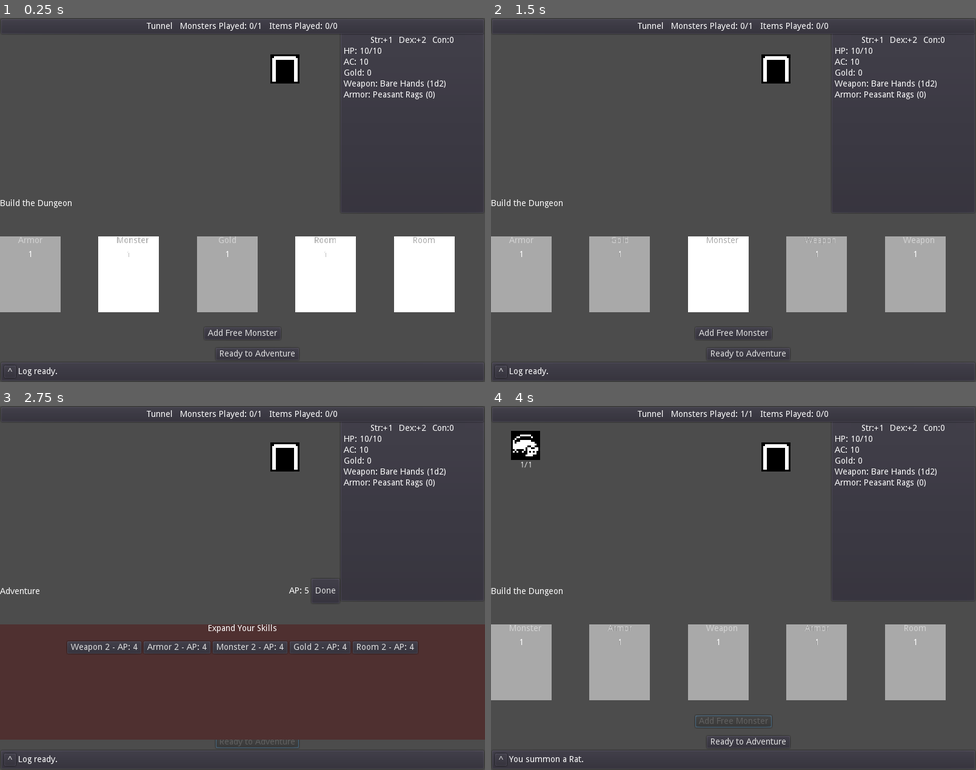
Above: before the commit, frames 1-4 (two rows, left to right).
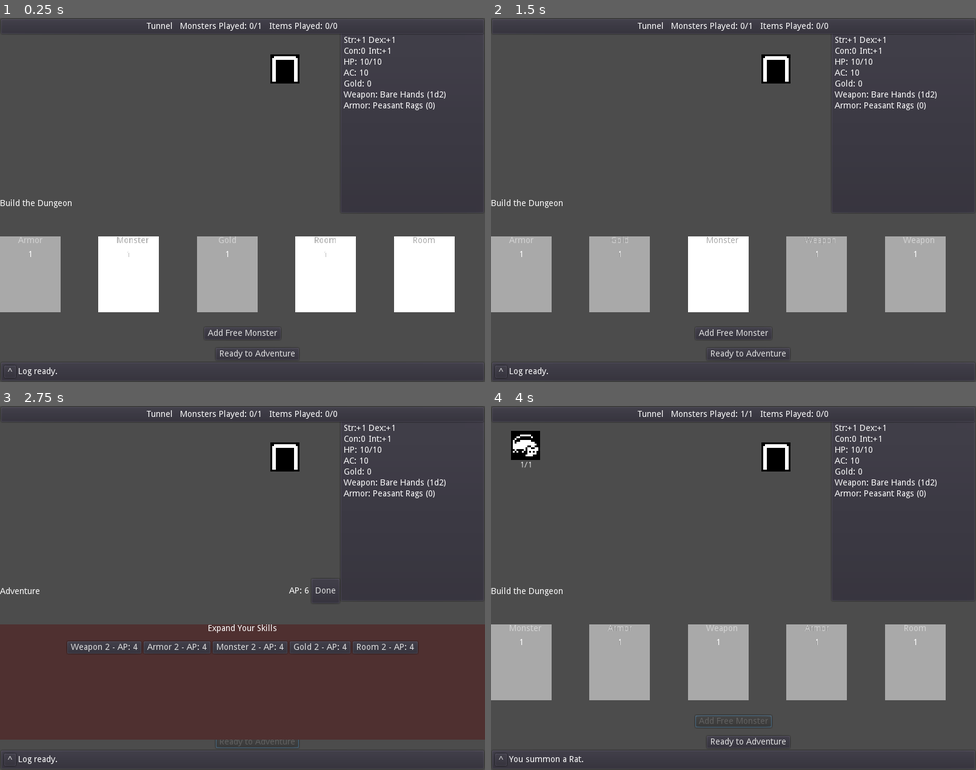
Above: after the commit, the same moments.

Repository: doctor-g/7DRL-2021
Game: Godot game, scene res://src/Game.tscn
Two runs of this game, one before a commit and one after it. Both use one fixed random seed, a clock stepped at 60 frames per second and the inputs below.
Inputs:
- Up to frame 1 (0.25 s): no input
- Up to frame 2 (1.5 s): click "Ready to Adventure" at 0.5 s; click "Done" at 1.25 s
- Up to frame 3 (2.75 s): click "Ready to Adventure" at 2 s
- Up to frame 4 (4 s): click "Done" at 2.75 s; click "Add Free Monster" at 3.5 s

The runs differ from the first frame. In frame 1, 0.9% of the frame differs, in the area x 70-94%, y 5-26%; in frame 2, 0.9%; in frame 3, 0.9%, in the area x 62-94%, y 5-52%; in frame 4, 0.9%.

Commit message:
Add intelligence
This attribute adds to a player's AP each round. Time will tell if that
is overpowered.

Diff:
--- a/project/src/Game.gd
+++ b/project/src/Game.gd
@@ -165,6 +165,10 @@
 		$CardPanel.remove(child)
 		_discard.append(child)
 	$CardsDoneButton.disabled = true
+
+	# Add intelligence modifier
+	if player.intelligence != 0:
+		_set_ap(ap + player.intelligence)
 
 	# Listen for interactions
 	for monster in get_monsters():
--- a/project/src/Player.gd
+++ b/project/src/Player.gd
@@ -12,6 +12,7 @@
 var strength := 0 setget _set_strength
 var dexterity := 0 setget _set_dexterity
 var constitution := 0 setget _set_constitution
+var intelligence := 0 setget _set_intelligence
 
 var max_hp := 10 + constitution
 var hp := max_hp setget _set_hp
@@ -22,7 +23,7 @@
 
 # Randomly assign the given points to the attributes
 func randomize_attributes(points:int)->void:
-	var attributes = ["strength", "dexterity", "constitution"]
+	var attributes = ["strength", "dexterity", "constitution", "intelligence"]
 	while points > 0:
 		var attribute : String = attributes[randi() % attributes.size()]
 		set(attribute, get(attribute)+1)
@@ -86,3 +87,8 @@
 func _set_constitution(value):
 	constitution = value
 	emit_signal("attribute_changed")
+
+
+func _set_intelligence(value):
+	intelligence= value
+	emit_signal("attribute_changed")
--- a/project/src/UI/PlayerInfoPanel.gd
+++ b/project/src/UI/PlayerInfoPanel.gd
@@ -39,6 +39,7 @@
 	$VBoxContainer/HBoxContainer/StrengthLabel.text = "Str:%s" % _format(player.strength)
 	$VBoxContainer/HBoxContainer/DexterityLabel.text = "Dex:%s" % _format(player.dexterity)
 	$VBoxContainer/HBoxContainer/ConstitutionLabel.text = "Con:%s" % _format(player.constitution)
+	$VBoxContainer/HBoxContainer/IntelligenceLabel.text = "Int:%s" % _format(player.intelligence)
 
 
 func _format(value:int)->String:
--- a/project/src/UI/PlayerInfoPanel.tscn
+++ b/project/src/UI/PlayerInfoPanel.tscn
@@ -16,59 +16,63 @@
 margin_right = 793.0
 margin_bottom = 593.0
 
-[node name="HBoxContainer" type="HBoxContainer" parent="VBoxContainer"]
+[node name="HBoxContainer" type="GridContainer" parent="VBoxContainer"]
 margin_right = 786.0
-margin_bottom = 14.0
-custom_constants/separation = 10
-alignment = 1
+margin_bottom = 32.0
+columns = 2
 
 [node name="StrengthLabel" type="Label" parent="VBoxContainer/HBoxContainer"]
-margin_left = 350.0
-margin_right = 367.0
+margin_right = 24.0
 margin_bottom = 14.0
 text = "Str"
 
 [node name="DexterityLabel" type="Label" parent="VBoxContainer/HBoxContainer"]
-margin_left = 377.0
-margin_right = 402.0
+margin_left = 28.0
+margin_right = 53.0
 margin_bottom = 14.0
 text = "Dex"
 
 [node name="ConstitutionLabel" type="Label" parent="VBoxContainer/HBoxContainer"]
-margin_left = 412.0
-margin_right = 436.0
-margin_bottom = 14.0
+margin_top = 18.0
+margin_right = 24.0
+margin_bottom = 32.0
 text = "Con"
 
+[node name="IntelligenceLabel" type="Label" parent="VBoxContainer/HBoxContainer"]
+margin_left = 28.0
+margin_top = 18.0
+margin_right = 53.0
+margin_bottom = 32.0
+
 [node name="HPLabel" type="Label" parent="VBoxContainer"]
-margin_top = 18.0
+margin_top = 36.0
 margin_right = 786.0
-margin_bottom = 32.0
+margin_bottom = 50.0
 text = "HP: X/Y"
 
 [node name="ACLabel" type="Label" parent="VBoxContainer"]
-margin_top = 36.0
+margin_top = 54.0
 margin_right = 786.0
-margin_bottom = 50.0
+margin_bottom = 68.0
 text = "AC: ZZ"
 __meta__ = {
 "_edit_use_anchors_": false
 }
 
 [node name="GoldLabel" type="Label" parent="VBoxContainer"]
-margin_top = 54.0
+margin_top = 72.0
 margin_right = 786.0
-margin_bottom = 68.0
+margin_bottom = 86.0
 text = "Gold: X"
 
 [node name="WeaponLabel" type="Label" parent="VBoxContainer"]
-margin_top = 72.0
+margin_top = 90.0
 margin_right = 786.0
-margin_bottom = 86.0
+margin_bottom = 104.0
 text = "Weapon: XYZ"
 
 [node name="ArmorLabel" type="Label" parent="VBoxContainer"]
-margin_top = 90.0
+margin_top = 108.0
 margin_right = 786.0
-margin_bottom = 104.0
+margin_bottom = 122.0
 text = "Armor: XYZ"
